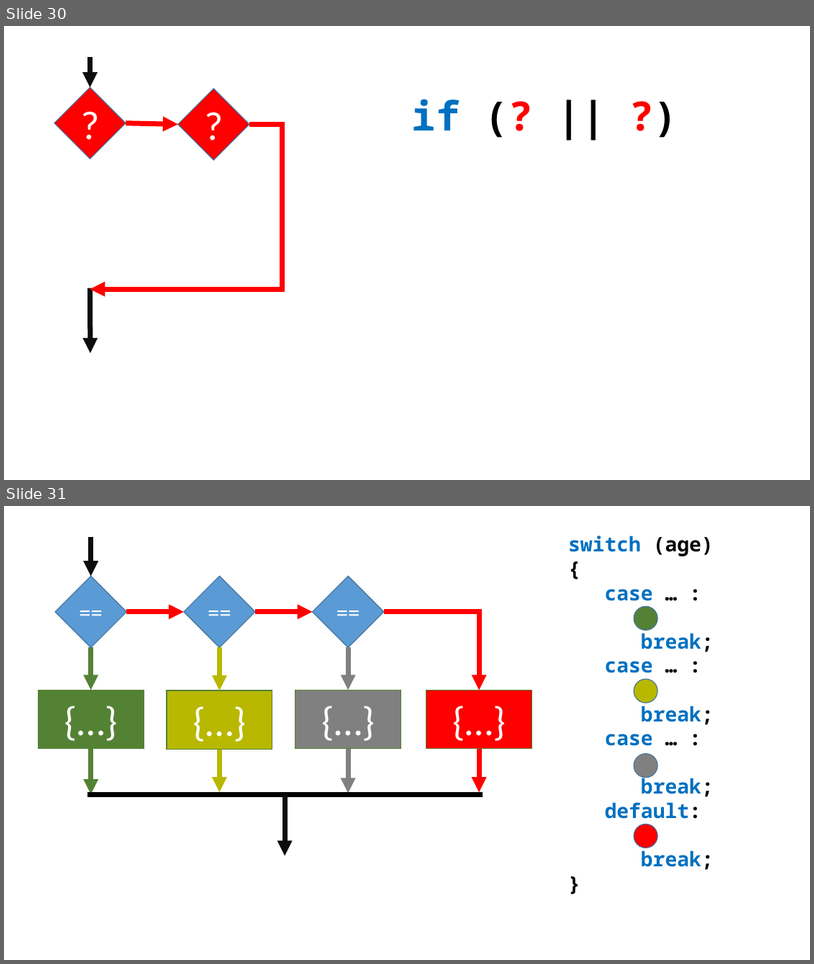
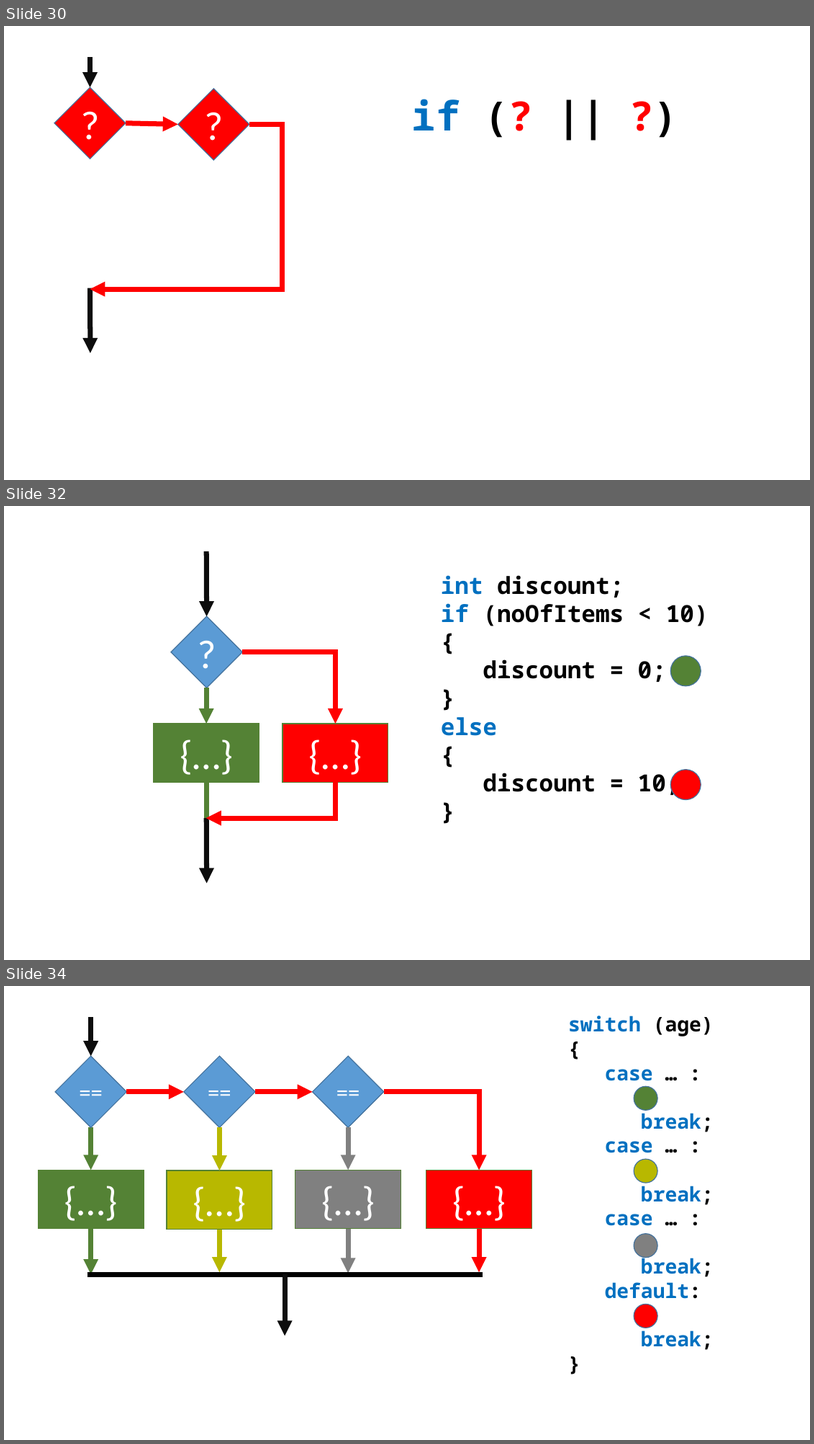
Before and after one commit to perl-easj/Teaching-materials, a slide deck: CSharpProgramming/Presentations/ConditionalStatements.pptx. Shown one above the other, each under a label of ours: slides 30 and 31 before the commit, slides 30, 32 and 34 after it; the slides between them are not shown. The pictures are 814x964 and 814x1444 pixels, drawn with LibreOffice and Linux fonts; fonts in the diff are those of the drawing. Boxes give left, top, right and bottom in pixels: in the first picture for what was removed or moved away, otherwise in the second. Text is boxed around its words. In the diff, an @@ line names an element or a change of style, - is before the commit and + after.

```diff
--- a/CSharpProgramming/Presentations/ConditionalStatements.pptx
+++ b/CSharpProgramming/Presentations/ConditionalStatements.pptx
@@ slide 32 added at (x1=4, y1=506, x2=810, y2=960), background #FFFFFF @@
@@ arrow added from (206, 551) to (206, 616), #0D0D0D 6 pt @@
@@ text added at (x1=441, y1=575, x2=709, y2=798), 28 pt, text #000000, bold @@
+int discount;
+if (noOfItems < 10)
+{
+discount = 0;
+}
+else
+{
+discount = 10;
+}
@@ diamond added at (x1=171, y1=616, x2=242, y2=687), fill #5B9BD5, outline #43739E 1 pt, 48 pt, text #FFFFFF @@
+?
@@ elbow arrow added from (242, 651) to (335, 723), #FF0000 6 pt @@
@@ ellipse added at (x1=671, y1=656, x2=702, y2=686), fill #548235, outline #43739E 1 pt @@
@@ arrow added from (206, 687) to (206, 723), #548235 6 pt @@
@@ rectangle added at (x1=154, y1=723, x2=260, y2=782), fill #548235, outline #548235 1 pt, 48 pt, text #FFFFFF @@
+{…}
@@ rectangle added at (x1=283, y1=723, x2=388, y2=782), fill #FF0000, outline #548235 1 pt, 48 pt, text #FFFFFF @@
+{…}
@@ line added from (206, 782) to (206, 818), #548235 6 pt @@
@@ elbow arrow added from (335, 782) to (206, 818), #FF0000 6 pt @@
@@ ellipse added at (x1=671, y1=769, x2=702, y2=800), fill #FF0000, outline #43739E 1 pt @@
@@ arrow added from (206, 818) to (206, 883), #0D0D0D 6 pt @@
@@ what was slide 31 is now slide 34 @@
```
Also in this commit, not shown: 2 other slides added, 2 other files.
